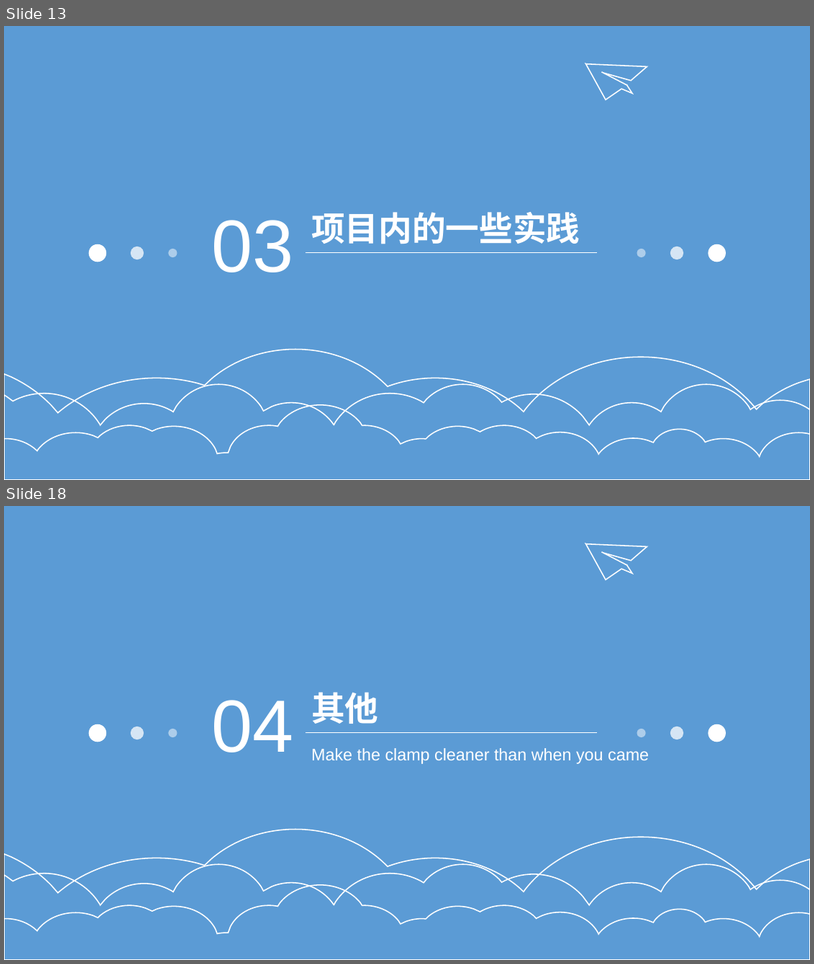
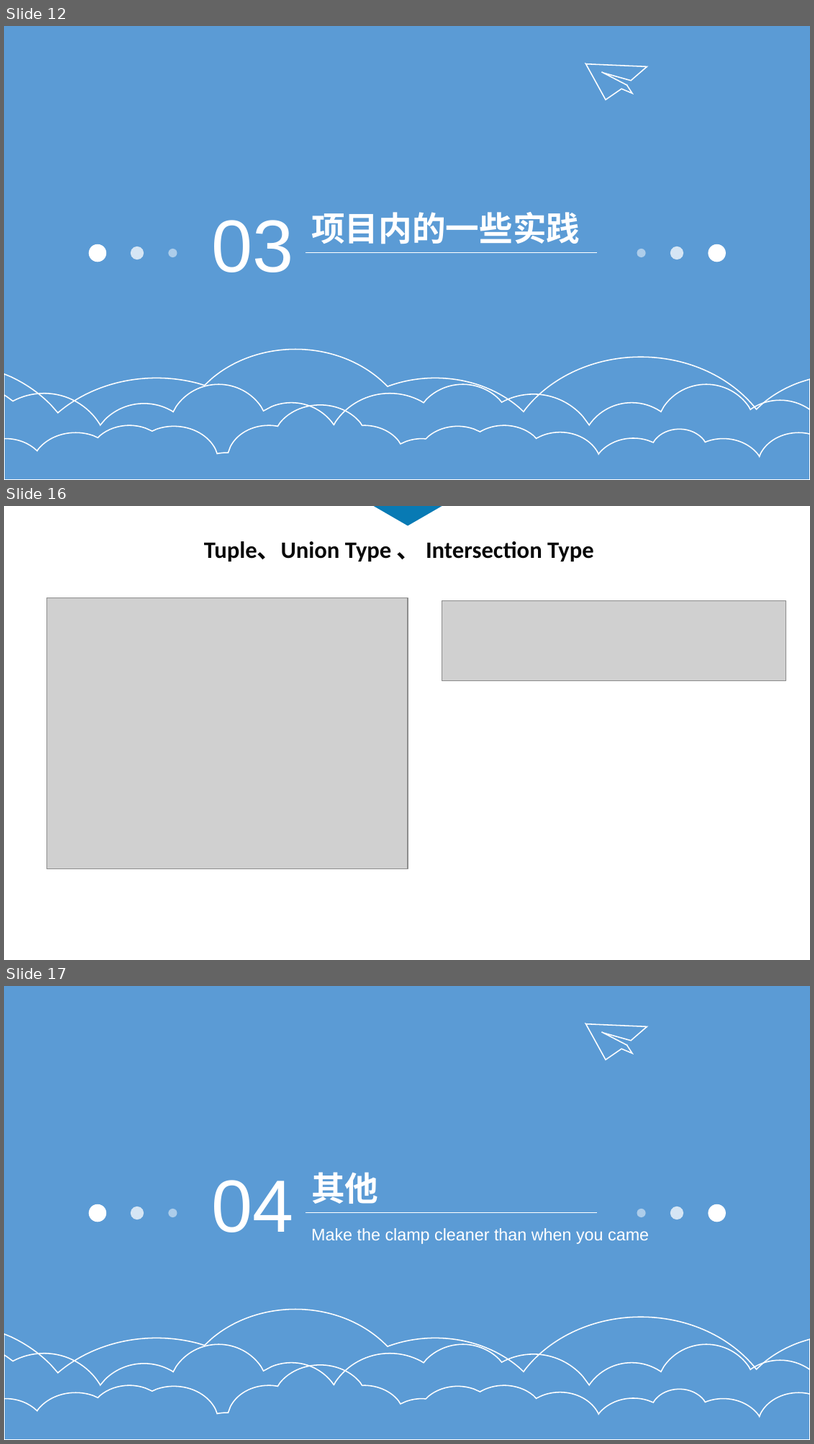
Before and after one commit to touchpillow/ts-demo, a slide deck: ts-分享.pptx. Shown one above the other, each under a label of ours: slides 13 and 18 before the commit, slides 12, 16 and 17 after it; the slides between them are not shown. The pictures are 814x964 and 814x1444 pixels, drawn with LibreOffice and Linux fonts; fonts in the diff are those of the drawing; grey boxes stand for pictures. Boxes give left, top, right and bottom in pixels: in the first picture for what was removed or moved away, otherwise in the second. Text is boxed around its words. In the diff, an @@ line names an element or a change of style, - is before the commit and + after.

```diff
--- a/ts-分享.pptx
+++ b/ts-分享.pptx
@@ slide 16 added at [4,506,810,960], background #FFFFFF @@
@@ freeform shape added at [374,506,442,525], fill #087AB4 @@
@@ text added at [204,541,594,561], 21 pt, text #080808, bold @@
+Tuple、Union Type 、 Intersection Type
@@ picture added at [46,598,408,869] @@
@@ picture added at [442,600,786,681] @@
@@ what was slide 13 is now slide 12 @@
@@ what was slide 18 is now slide 17 @@
```
Also in this commit, not shown: 6 slides changed, 2 slides removed, 3 other files.
